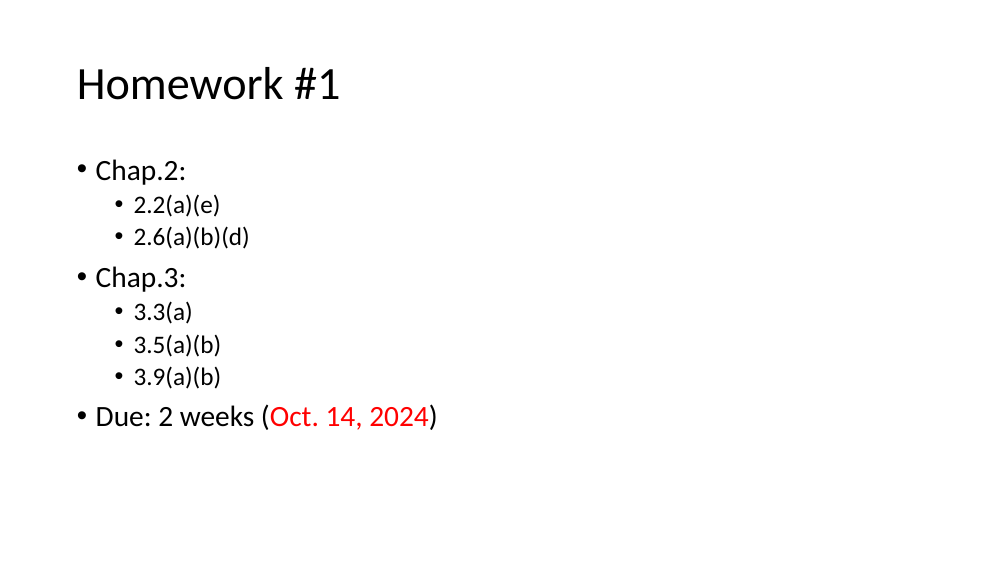
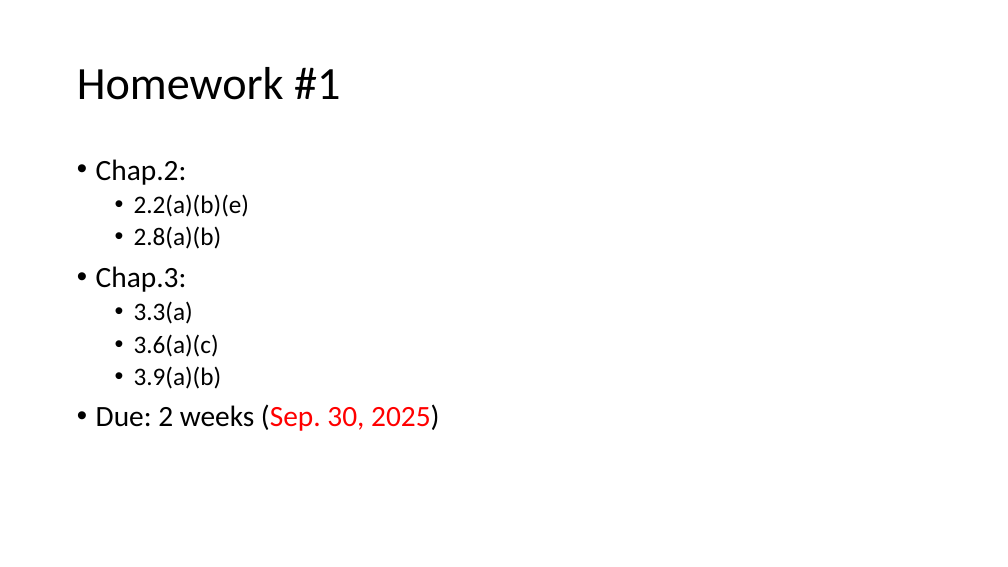
Before and after one commit to chriswjh/chriswjh.github.io, a slide deck: slide 2 of BDA_IFM/HW1.pptx. Drawn at 1008x567 pixels with LibreOffice and Linux fonts; fonts in the diff are those of the drawing. Boxes give left, top, right and bottom in pixels: in the first picture for what was removed or moved away, otherwise in the second. Text is boxed around its words. In the diff, an @@ line names an element or a change of style, - is before the commit and + after.

```diff
--- a/BDA_IFM/HW1.pptx
+++ b/BDA_IFM/HW1.pptx
@@ text at (x1=134, y1=194, x2=250, y2=249): text changed @@
-  • 2.2(a)(e)
-  • 2.6(a)(b)(d)
+  • 2.2(a)(b)(e)
+  • 2.8(a)(b)
@@ text at (x1=134, y1=334, x2=219, y2=357): text changed @@
-  • 3.5(a)(b)
+  • 3.6(a)(c)
@@ text at (x1=96, y1=404, x2=439, y2=431): text changed @@
-• Due: 2 weeks (Oct. 14, 2024)
+• Due: 2 weeks (Sep. 30, 2025)
```
Also in this commit, not shown: 6 other slides changed, 6 other files.
